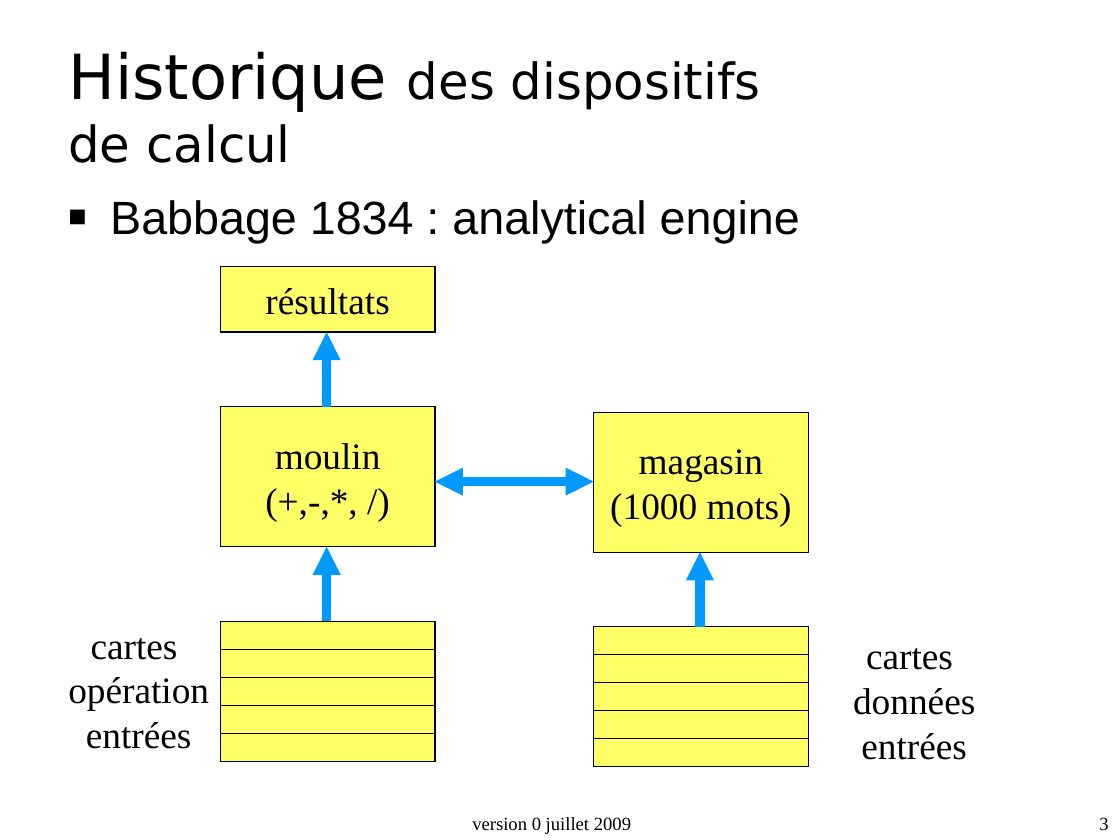
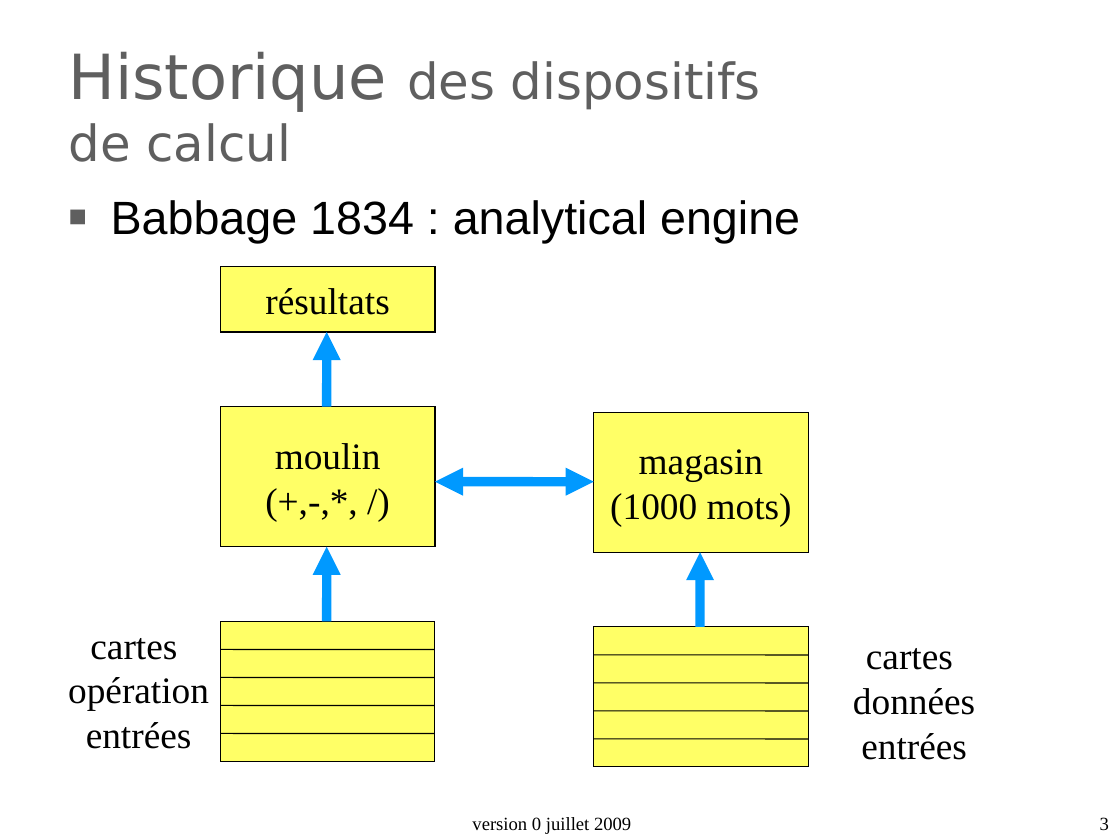
Before and after one commit to duanegris/texts, a slide deck: slide 3 of isi1/slides/2_architecture_machine.ppt. Drawn at 1120x840 pixels with LibreOffice and Linux fonts; fonts in the diff are those of the drawing; background and template pictures are left out. Boxes give left, top, right and bottom in pixels: in the first picture for what was removed or moved away, otherwise in the second. Text is boxed around its words. In the diff, an @@ line names an element or a change of style, - is before the commit and + after.

```diff
--- a/isi1/slides/2_architecture_machine.ppt
+++ b/isi1/slides/2_architecture_machine.ppt
@@ title "Historique des dispositifs de calcul" at (x1=69, y1=51, x2=761, y2=162): text colour #000000 to #5F5F5F @@
@@ text "Babbage 1834 : analytical engine" at (x1=111, y1=200, x2=800, y2=243): indent changed; bullet colour #000000 to #5F5F5F @@
@@ group removed at (x1=594, y1=655, x2=809, y2=739): 4 freeform shapes @@
@@ group added at (x1=594, y1=655, x2=809, y2=739): 4 lines @@
```
Also in this commit, not shown: 32 other slides changed, 6 slides added, 2 slides removed, 1 other file.
